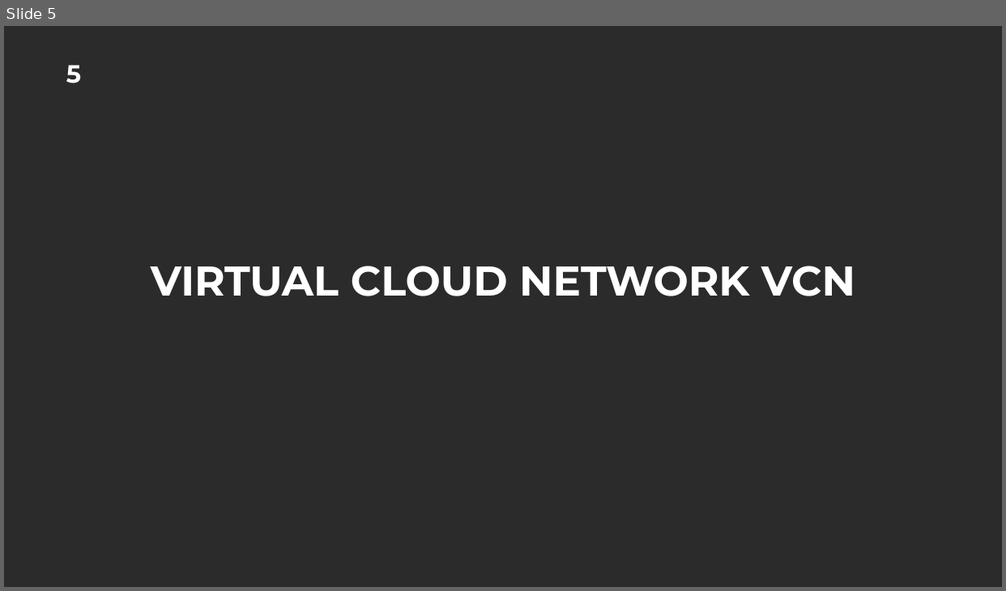
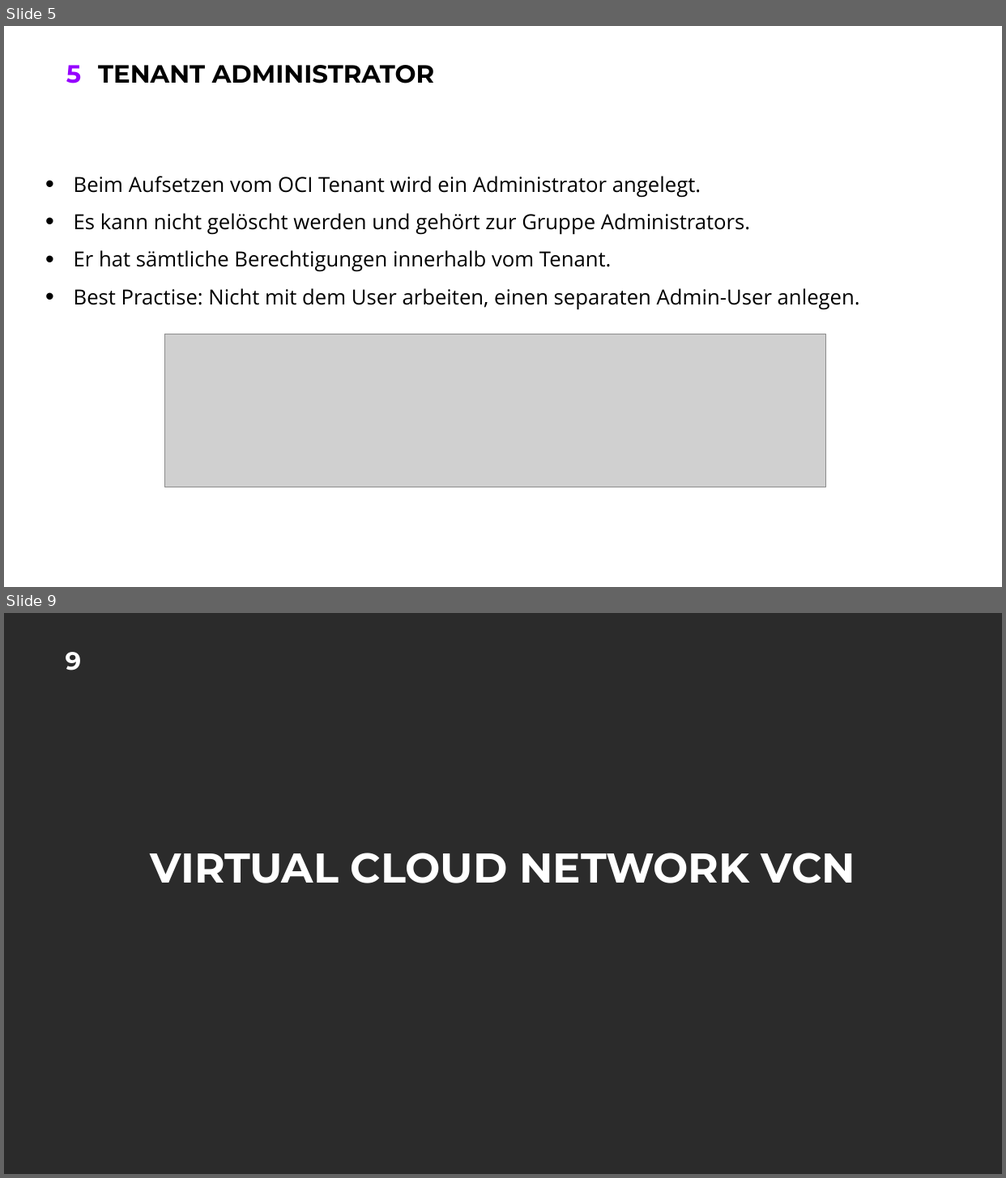
Before and after one commit to oehrlis/doag2022, a slide deck: ppt/02_OCI-Walkthrough.pptx. Shown one above the other, each under a label of ours: slide 5 before the commit, slides 5 and 9 after it; the slides between them are not shown. The pictures are 1006x591 and 1006x1178 pixels, drawn with LibreOffice and Linux fonts; fonts in the diff are those of the drawing; grey boxes stand for pictures; background and template pictures are left out; a plain dark background stands for a picture behind light text. Boxes give left, top, right and bottom in pixels: in the first picture for what was removed or moved away, otherwise in the second. Text is boxed around its words. In the diff, an @@ line names an element or a change of style, - is before the commit and + after.

```diff
--- a/ppt/02_OCI-Walkthrough.pptx
+++ b/ppt/02_OCI-Walkthrough.pptx
@@ slide 5 added at bbox=[4, 26, 1002, 587], background #FFFFFF; not listed: 1 template element that a slide beside it also shows @@
@@ title added at bbox=[98, 65, 434, 84], 24 pt, text #000000, bold @@
+TENANT ADMINISTRATOR
@@ text added at bbox=[74, 176, 860, 310], 20 pt, text #000000 @@
+• Beim Aufsetzen vom OCI Tenant wird ein Administrator angelegt.
+• Es kann nicht gelöscht werden und gehört zur Gruppe Administrators.
+• Er hat sämtliche Berechtigungen innerhalb vom Tenant.
+• Best Practise: Nicht mit dem User arbeiten, einen separaten Admin-User anlegen.
@@ picture added at bbox=[165, 335, 826, 487] @@
@@ what was slide 5 is now slide 9 @@
@@ page number at bbox=[66, 652, 82, 671]: text changed @@
-5
+9
```
Also in this commit, not shown: 14 other slides added.
